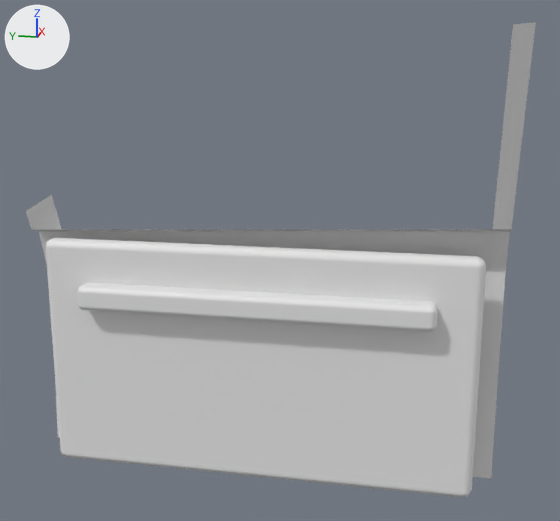
One commit to the OBJ model realweather/src/main/resources/assets/realweather/models/vehicle/sedan/door_fr.obj: the scene before it, then after it.
Camera for both pictures: a 50 mm lens placed at (-1.796, -0.971, 1.297), pointed at (-0.089, -0.63, 0.87). Every picture has the same lights, and +X, +Y and +Z are marked at upper left. The picture after the commit comes second. Materials are left out; every surface is plain grey. Where no turn or scale is listed for an object, it has been applied to the vertices.

In view in the first picture: 'door_fr'.
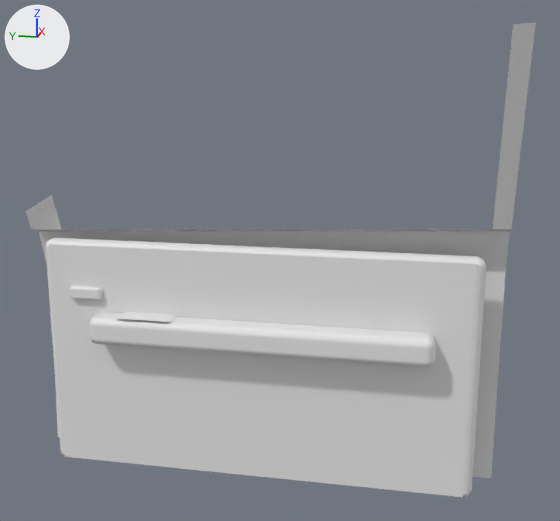
Boxes [x1, y1, x2, y2] around the edits, measured in the pictures (560 x 521 px):
```json
{"part": 1, "of": "me_door_fr", "change": "added", "after": [70, 286, 103, 300]}
{"part": 2, "of": "me_door_fr", "change": "added", "after": [89, 312, 436, 367]}
{"part": 3, "of": "me_door_fr", "change": "cut back", "before": [77, 282, 437, 332], "after": [49, 244, 478, 497]}
```

Edits to the scene script, one JSON object a line:
```json
{"block": "me_door_fr", "where": "# used by ob_door_fr; location = (0.0, 0.0, 0.0)"}
{"op": "remove", "block": "me_door_fr", "code": "me_door_fr.from_pydata(...)  # 234 vertices, 192 faces; spans x -0.236..0.024, y -1.14..0.0, z 0.32..1.382"}
{"op": "add", "block": "me_door_fr", "code": "me_door_fr.from_pydata(...)  # 298 vertices, 248 faces; spans x -0.236..0.024, y -1.14..0.0, z 0.32..1.382"}
{"block": "me_door_fr", "change": "me_door_fr part 1: a new loose piece of 56 vertices spanning x -0.13..-0.11, y -0.2..-0.12, z 0.76..0.79"}
{"block": "me_door_fr", "change": "me_door_fr part 2: a new loose piece of 56 vertices spanning x -0.175..-0.105, y -0.99..-0.18, z 0.66..0.73"}
{"block": "me_door_fr", "change": "me_door_fr part 3"}
{"block": "me_door_fr", "change": "56 vertices are removed from x -0.16..-0.1, y -0.99..-0.15, z 0.74..0.8"}
{"block": "me_door_fr", "change": "54 faces are deleted"}
{"block": "me_door_fr", "change": "8 vertices are added at x -0.17..-0.11, y -1.07..-0.07, z 0.33..0.89"}
{"block": "me_door_fr", "change": "2 new faces join them"}
```
